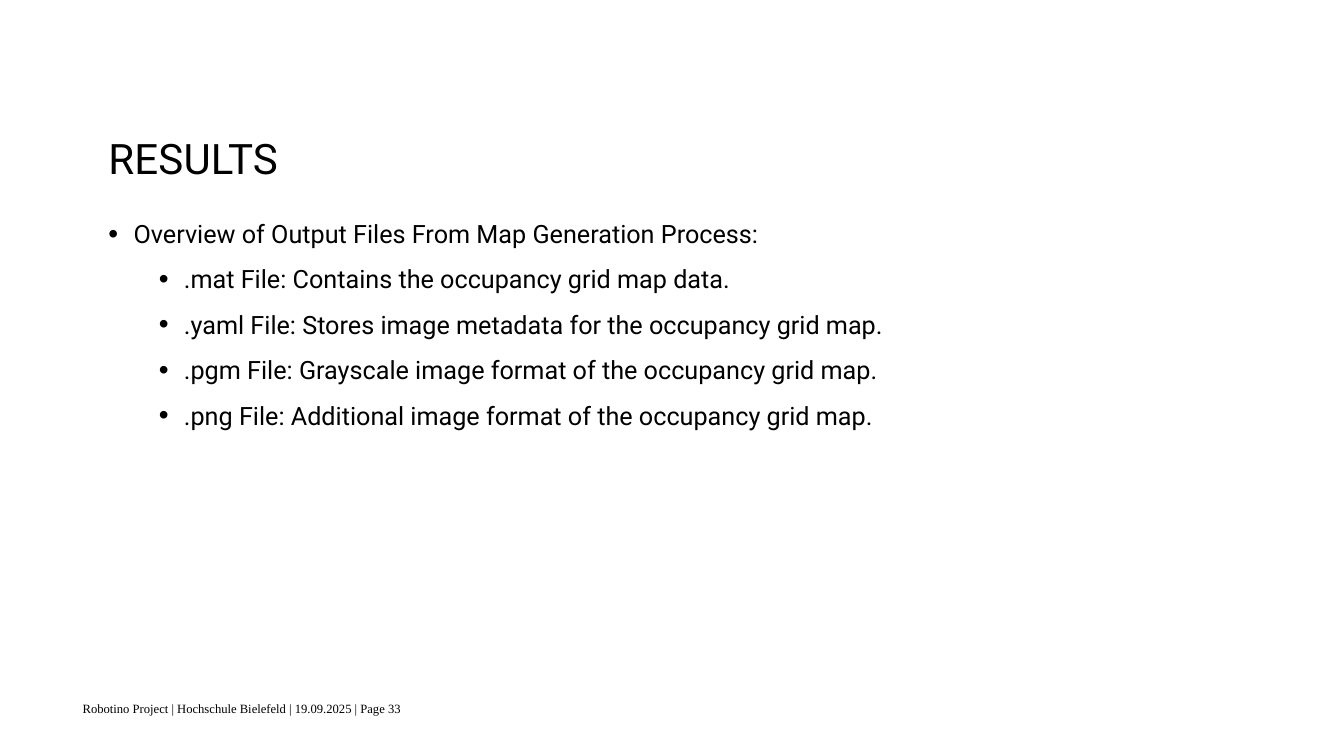
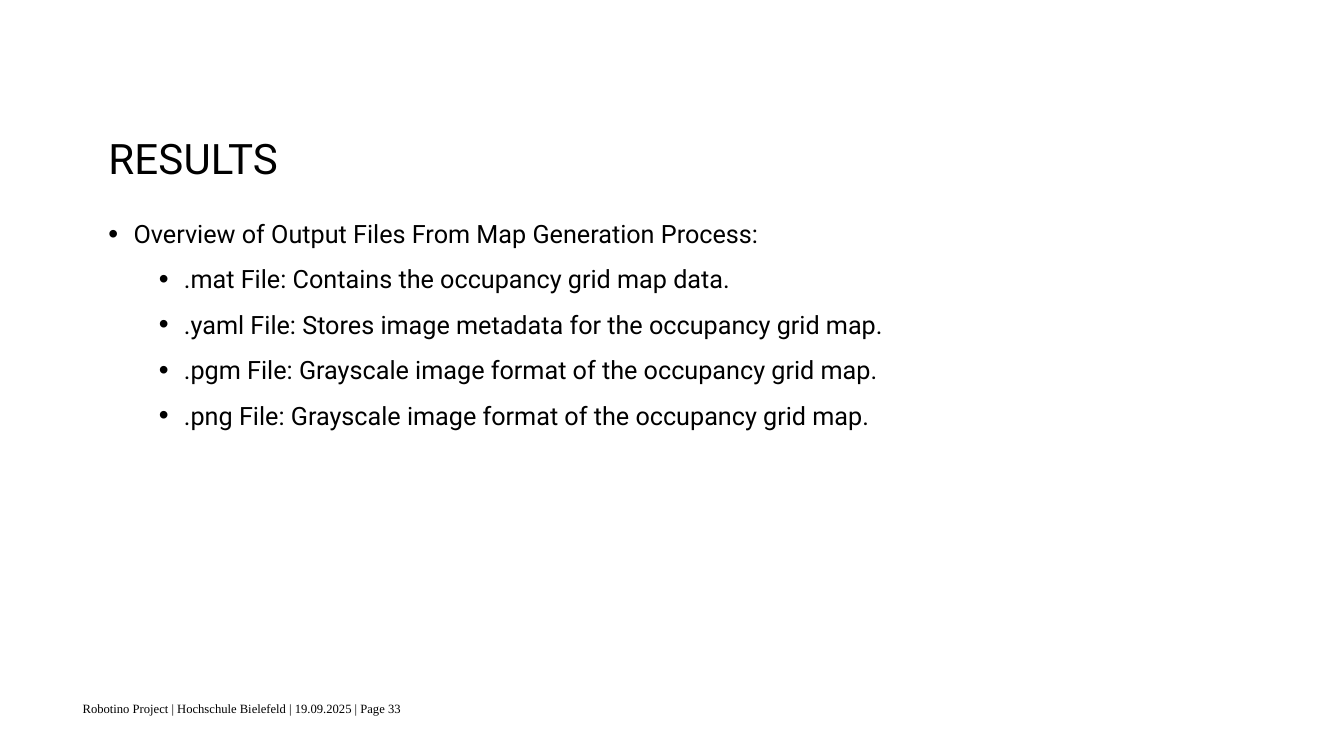
Before and after one commit to surajkarki66/robotino_project, a slide deck: slide 33 of docs/presentation.pptx. Drawn at 1344x756 pixels with LibreOffice and Linux fonts; fonts in the diff are those of the drawing; background and template pictures are left out. Boxes give left, top, right and bottom in pixels: in the first picture for what was removed or moved away, otherwise in the second. Text is boxed around its words. In the diff, an @@ line names an element or a change of style, - is before the commit and + after.

```diff
--- a/docs/presentation.pptx
+++ b/docs/presentation.pptx
@@ text at (x1=184, y1=406, x2=869, y2=431): text changed @@
-  • .png File: Additional image format of the occupancy grid map.
+  • .png File: Grayscale image format of the occupancy grid map.
```
Also in this commit, not shown: 15 other slides changed, 1 slide added, 1 other file.
